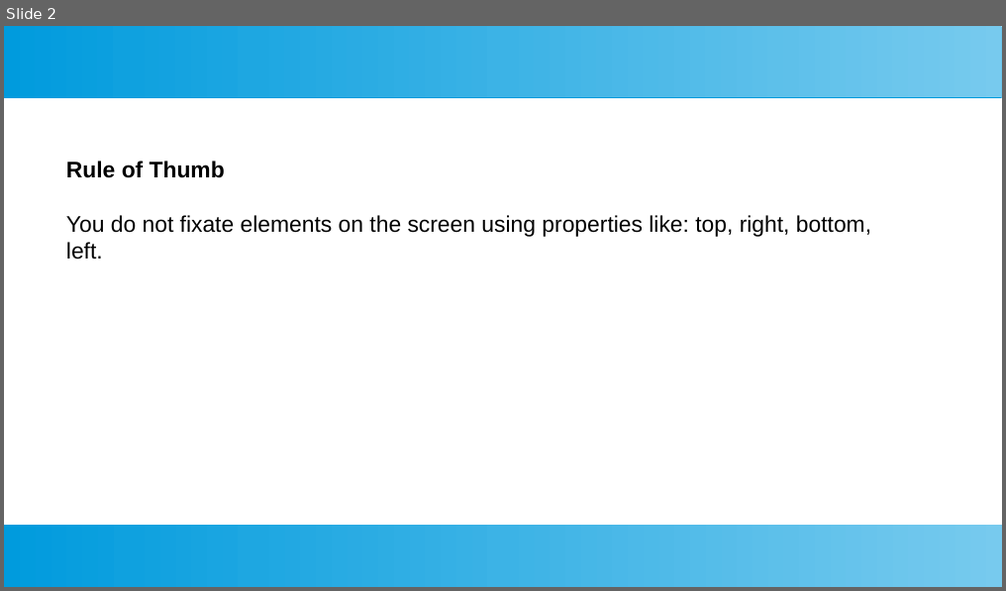
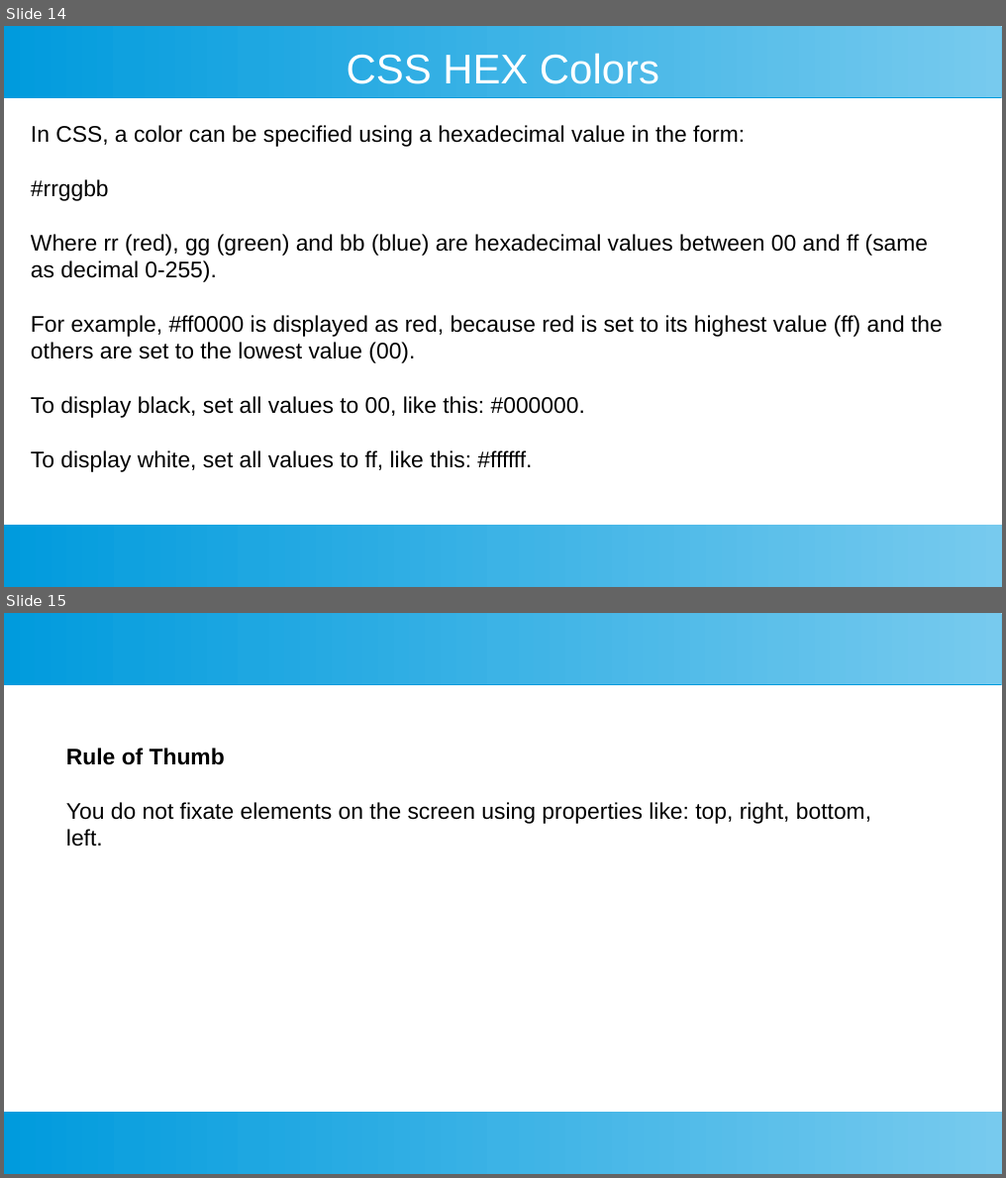
Before and after one commit to ashishjain1547/webDevelopmentCourseUsingFlask, a slide deck: CSS.odp. Shown one above the other, each under a label of ours: slide 2 before the commit, slides 14 and 15 after it. The pictures are 1006x591 and 1006x1178 pixels, drawn with LibreOffice and Linux fonts; fonts in the diff are those of the drawing. Boxes give left, top, right and bottom in pixels: in the first picture for what was removed or moved away, otherwise in the second. Text is boxed around its words. In the diff, an @@ line names an element or a change of style, - is before the commit and + after.

```diff
--- a/CSS.odp
+++ b/CSS.odp
@@ slide 14 added at bbox=[4, 26, 1002, 587], background #FFFFFF; not listed: 2 template elements that a slide beside it also shows @@
@@ title added at bbox=[347, 53, 659, 84], 33 pt, text #FFFFFF @@
+CSS HEX Colors
@@ text added at bbox=[31, 125, 943, 471], 18 pt, text #000000 @@
+In CSS, a color can be specified using a hexadecimal value in the form:
+#rrggbb
+Where rr (red), gg (green) and bb (blue) are hexadecimal values between 00 and ff (same as decimal 0-255).
+For example, #ff0000 is displayed as red, because red is set to its highest value (ff) and the others are set to the lowest value (00).
+To display black, set all values to 00, like this: #000000.
+To display white, set all values to ff, like this: #ffffff.
@@ what was slide 2 is now slide 15 @@
```
Also in this commit, not shown: 12 other slides added, 16 other files.
